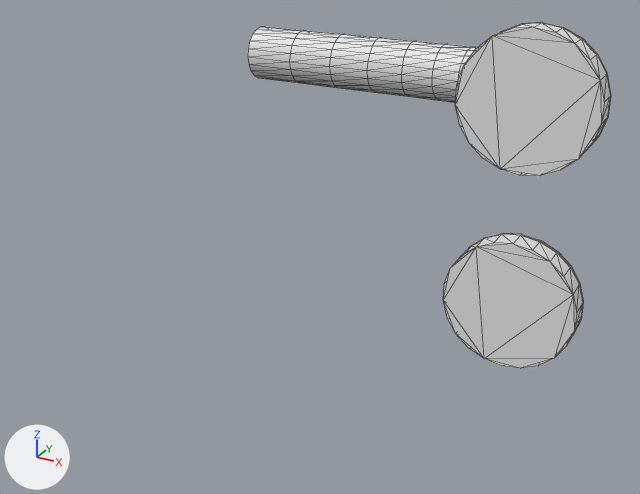
The glTF model Data/Models/Doors/Handles/GLB/handle_03.glb: old version first, new version second.
Both versions are drawn from a 50 mm camera at (0.0767, -0.2425, 0.0796) aimed at (-0.0321, -0.0446, -0.0193). Lighting does not change. The marker at lower left points along +X, +Y and +Z. The picture after the commit comes second. Mesh edges are drawn as thin lines. Vertices at exactly the same position are counted once.

Objects in the first picture: 'handle'.
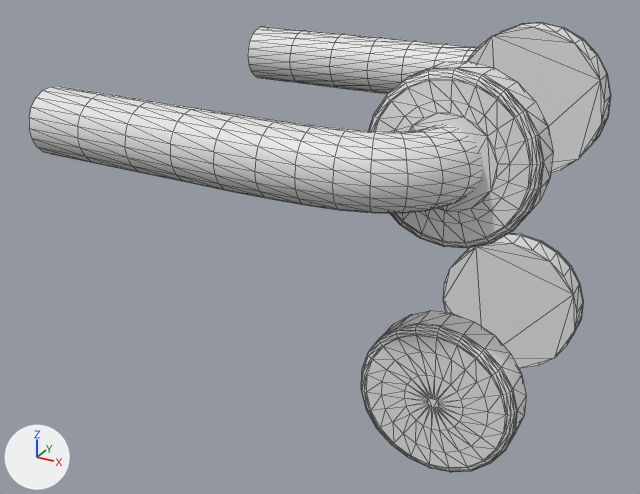
The newer file is also turned or shifted as a whole; pictures and numbers use the older file's frame.

Diff of the bpy script that builds the scene:
```diff
--- a/Data/Models/Doors/Handles/GLB/handle_03.glb.py
+++ b/Data/Models/Doors/Handles/GLB/handle_03.glb.py
@@ me_béziercurve @@
 # used by ob_handle; location = (0.0, 0.0, 0.0)
-me_béziercurve.from_pydata(...)  # 678 vertices, 1308 faces; spans x -0.0854..0.0331, y -0.013..0.0206, z -0.061..0.0398
+me_béziercurve.from_pydata(...)  # 1356 vertices, 2616 faces; spans x -0.0854..0.0331, y -0.0946..0.0206, z -0.061..0.0398
+# me_béziercurve part 1: the loose piece of 260 vertices spanning x -0.0854..0.0214, y -0.0062..0.0206, z 0.0111..0.0281 is copied, and the copy is mirrored in y about its middle, then moved by (0.0, -0.0883, 0.0); it spans x -0.0854..0.0214, y -0.0946..-0.0677, z 0.0111..0.0281
+# me_béziercurve part 2: the loose piece of 198 vertices spanning x -0.0067..0.0331, y -0.013..-0.0035, z -0.0003..0.0398 is copied, and the copy is mirrored in y about its middle, then moved by (0.0, -0.0574, 0.0); it spans x -0.0067..0.0331, y -0.0704..-0.0609, z -0.0003..0.0398
+# me_béziercurve part 3: the loose piece of 220 vertices spanning x -0.0067..0.0331, y -0.013..-0.0035, z -0.061..-0.0209 is copied, and the copy is mirrored in y about its middle, then moved by (0.0, -0.0574, 0.0); it spans x -0.0067..0.0331, y -0.0704..-0.0609, z -0.061..-0.0209
 me_béziercurve.materials.append(mat_material)
```

Where the change shows, as pixel boxes (x1, y1, x2, y2) in the pictures (640 x 494 px):
'handle', reshaped (60% wider, 30% taller): before (248, 22, 611, 368); after (29, 22, 611, 473)
part 1 of me_béziercurve, added: after (29, 86, 483, 213)
part 2 of me_béziercurve, added: after (369, 61, 553, 248)
part 3 of me_béziercurve, added: after (361, 311, 526, 473)
